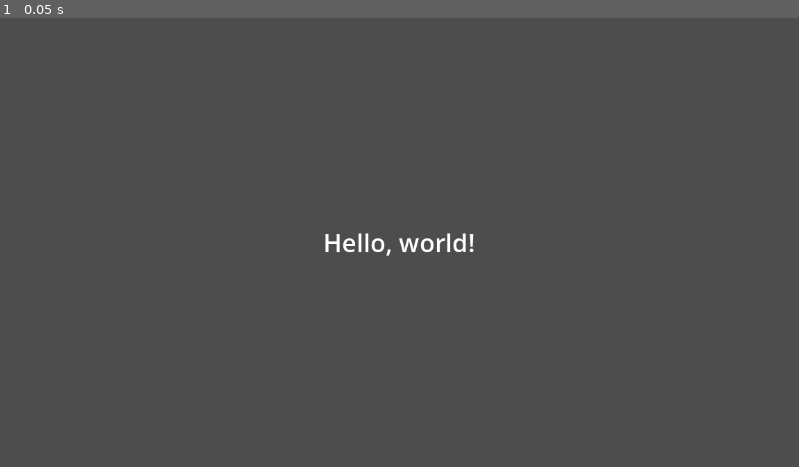
Above: before the commit, frame 1.
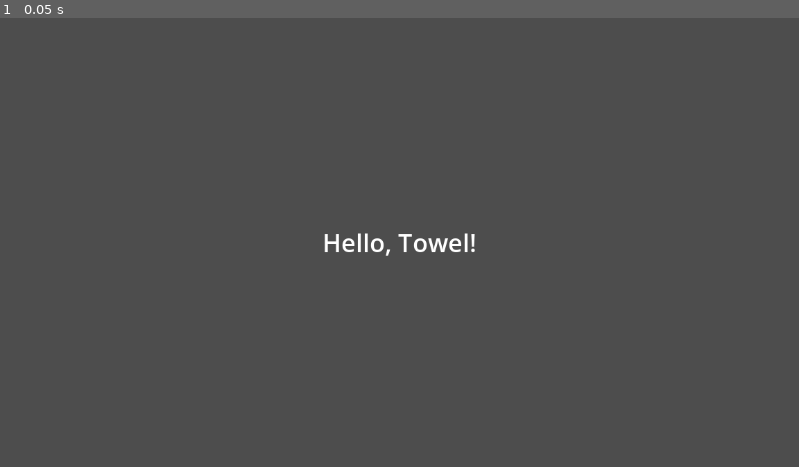
Above: after the commit, the same moment.

Repository: puleri/godot-test
Game: Godot game, scene res://scenes/Main.tscn
Same seed, same stepped clock (60 frames per second), same inputs: the game is played once before the commit and once after it.
Inputs:
- Up to frame 1 (0.05 s): no input

The runs differ from the first frame. In frame 1, 0.3% of the frame differs, in the area x 40-60%, y 47-54%.

Commit message:
changed hello world to hello towel. users didnt enjoy the hellow world message and should find this change to be less world and more towel

Diff:
--- a/scenes/Main.tscn
+++ b/scenes/Main.tscn
@@ -1,8 +1,8 @@
-[gd_scene load_steps=2 format=3 uid="uid://c84tqkfcqhgk8"]
+[gd_scene format=3 uid="uid://c84tqkfcqhgk8"]
 
-[ext_resource type="Script" path="res://scripts/main.gd" id="1_u7t1m"]
+[ext_resource type="Script" uid="uid://dc8ifw754fkeu" path="res://scripts/main.gd" id="1_u7t1m"]
 
-[node name="Main" type="Control"]
+[node name="Main" type="Control" unique_id=1346825173]
 layout_mode = 3
 anchors_preset = 15
 anchor_right = 1.0
@@ -11,7 +11,7 @@
 grow_vertical = 2
 script = ExtResource("1_u7t1m")
 
-[node name="HelloLabel" type="Label" parent="."]
+[node name="HelloLabel" type="Label" parent="." unique_id=429500203]
 layout_mode = 1
 anchors_preset = 8
 anchor_left = 0.5
@@ -25,6 +25,6 @@
 grow_horizontal = 2
 grow_vertical = 2
 theme_override_font_sizes/font_size = 36
-text = "Hello, world!"
+text = "Hello, Towel :)"
 horizontal_alignment = 1
 vertical_alignment = 1
--- a/scripts/main.gd
+++ b/scripts/main.gd
@@ -3,4 +3,4 @@
 @onready var hello_label: Label = $HelloLabel
 
 func _ready() -> void:
-	hello_label.text = "Hello, world!"
+	hello_label.text = "Hello, Towel!"
